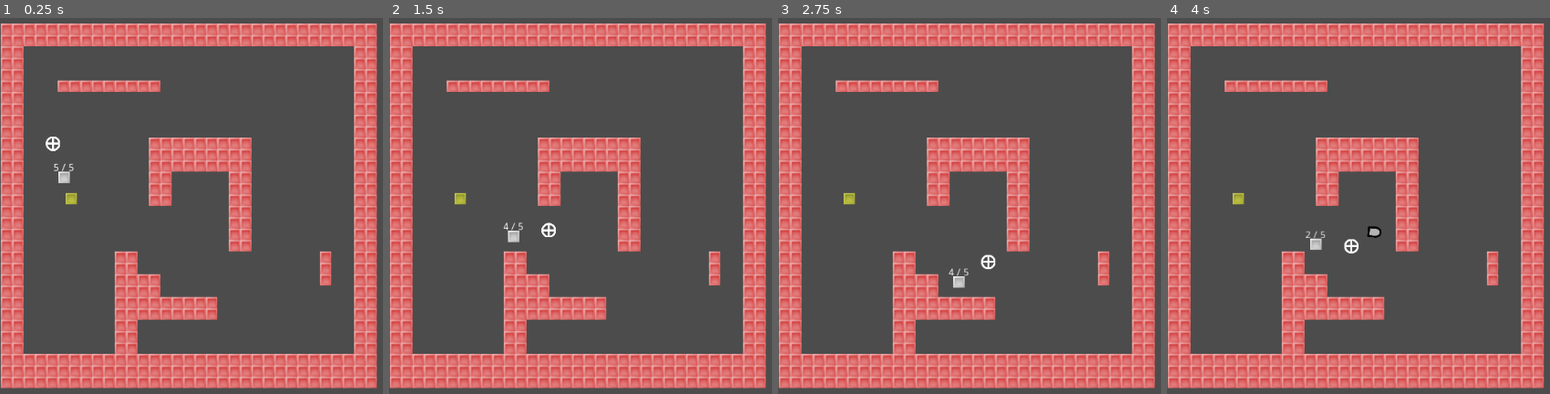
Above: before the commit, frames 1-4 (left to right).
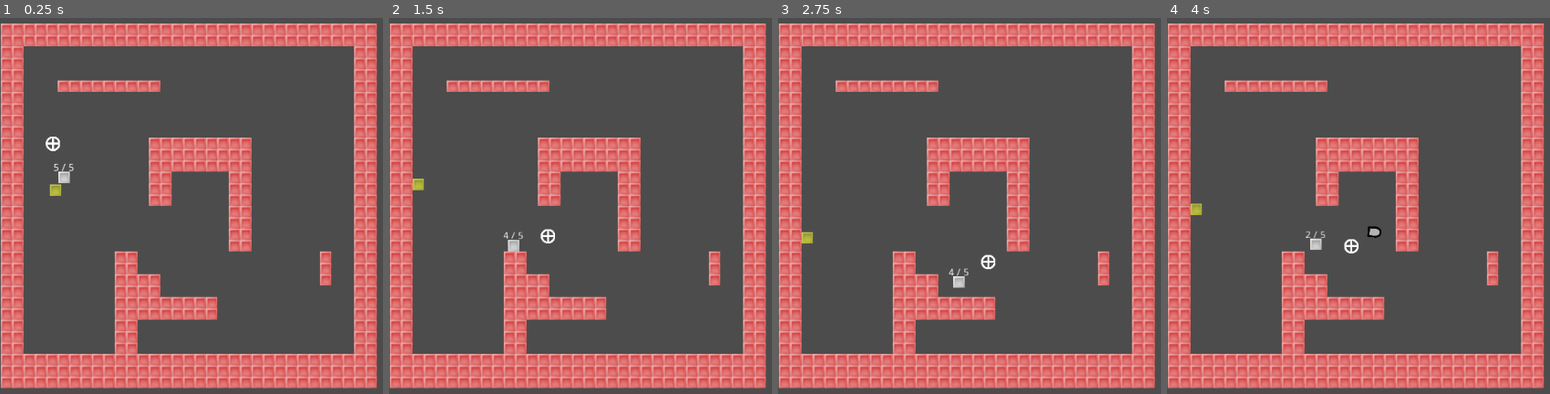
Above: after the commit, the same moments.

Repository: 2xlink/TinyTanks
Game: Godot game, scene res://scenes/colworld.tscn
The game is run twice, just before and just after one commit, with the same random seed, the same clock (stepped at 60 frames per second) and the same inputs.
Inputs (mouse positions are in pixels of both pictures, inside the frame that each line leads up to):
- Up to frame 1 (0.25 s): no input
- Up to frame 2 (1.5 s): tap Enter at 0.5 s; move the mouse to (outside the picture) at 0.52 s; hold Right (move_right) 0.53-1.28 s; hold Down (move_bottom) 0.53-1.28 s; tap Space at 0.77 s; move the mouse to (607, 221) at 1.27 s; hold S from 1.28 s (still down); tap Down (move_bottom) at 1.35 s
- Up to frame 3 (2.75 s): tap Space at 1.52 s; move the mouse to (outside the picture) at 2.02 s; release S at 2.03 s; hold Right (move_right) from 2.03 s (still down); hold Down (move_bottom) from 2.03 s (still down)
- Up to frame 4 (4 s): move the mouse to (1496, 284) at 2.77 s; release Right (move_right) at 2.78 s; release Down (move_bottom) at 2.78 s; hold Up (move_up) 2.78-3.53 s; tap Down (move_bottom) at 2.85 s; tap Space at 3.02, 3.77 s; move the mouse to (outside the picture) at 3.52 s; hold Left (move_left) from 3.53 s (still down); hold Down (move_bottom) from 3.53 s (still down)

The runs differ from the first frame. In frame 1, 0.2% of the frame differs, in the area x 12-21%, y 44-50%; in frame 2, 0.5%, in the area x 6-44%, y 42-63%; in frame 3, 0.2%; in frame 4, 0.2%.

Commit message:
Enemy moves randomly now

Diff:
--- a/scenes/bullet.tscn
+++ b/scenes/bullet.tscn
@@ -9,7 +9,7 @@
 radius = 7.59149
 height = 5.08709
 
-[node name="Bullet" type="Node2D" index="0"]
+[node name="Bullet" type="Node2D"]
 
 script = ExtResource( 1 )
 _sections_unfolded = [ "Collision" ]
--- a/scenes/colworld.tscn
+++ b/scenes/colworld.tscn
@@ -28,6 +28,9 @@
 [node name="colworld" type="Node2D"]
 
 script = ExtResource( 1 )
+__meta__ = {
+"_edit_group_": true
+}
 
 [node name="TileMap" type="TileMap" parent="." index="0"]
 
--- a/scenes/enemy.gd
+++ b/scenes/enemy.gd
@@ -1,9 +1,17 @@
 extends KinematicBody2D
 
-# class member variables go here, for example:
-# var a = 2
-# var b = "textvar"
+const MOTION_SPEED = 100 # Pixels/second
+
+var movement_direction = Vector2(rand_range(-1, 1), rand_range(-1, 1))
 
 func bullet_hit(body):
-    print(self.name+" was hit by a bullet!")
+    print(str(self)+" was hit by a bullet!")
     queue_free()
+
+
+func _physics_process(delta):
+    move_and_slide(movement_direction.normalized() * MOTION_SPEED)
+
+
+func _on_MovementDirectionTimer_timeout():
+    movement_direction = Vector2(rand_range(-1, 1), rand_range(-1, 1))
--- a/scenes/enemy.tscn
+++ b/scenes/enemy.tscn
@@ -8,7 +8,7 @@
 custom_solver_bias = 0.0
 extents = Vector2( 8.04893, 8.05684 )
 
-[node name="enemy" type="KinematicBody2D"]
+[node name="enemy" type="KinematicBody2D" index="0"]
 
 input_pickable = false
 collision_layer = 1
@@ -23,3 +23,12 @@
 [node name="CollisionShape2D" type="CollisionShape2D" parent="." index="1"]
 
 shape = SubResource( 1 )
+
+[node name="MovementDirectionTimer" type="Timer" parent="." index="2"]
+
+process_mode = 1
+wait_time = 1.0
+one_shot = false
+autostart = true
+
+[connection signal="timeout" from="MovementDirectionTimer" to="." method="_on_MovementDirectionTimer_timeout"]
--- a/scenes/player.tscn
+++ b/scenes/player.tscn
@@ -38,17 +38,17 @@
 texture = ExtResource( 3 )
 _sections_unfolded = [ "Transform", "Visibility" ]
 
-[node name="cd_bullet_refresh" type="Timer" parent="." index="3"]
+[node name="BulletAmmoRefreshCooldown" type="Timer" parent="." index="3"]
 
 process_mode = 1
 wait_time = 1.0
 one_shot = false
 autostart = false
 
-[node name="cd_bullet_shoot" type="Timer" parent="." index="4"]
+[node name="BulletShootCooldown" type="Timer" parent="." index="4"]
 
 process_mode = 1
-wait_time = 0.5
+wait_time = 0.25
 one_shot = true
 autostart = false
 
@@ -74,4 +74,4 @@
 max_lines_visible = -1
 _sections_unfolded = [ "Margin" ]
 
-[connection signal="timeout" from="cd_bullet_refresh" to="." method="_on_cd_bullet_refresh_timeout"]
+[connection signal="timeout" from="BulletAmmoRefreshCooldown" to="." method="_on_cd_bullet_refresh_timeout"]
--- a/scripts/colworld.gd
+++ b/scripts/colworld.gd
@@ -6,6 +6,8 @@
 var bullet_scene = preload("res://scenes/bullet.tscn")
 
 func _ready():
+    randomize()
+
     # Add players
     var player1 = player_scene.instance()
     add_child(player1)
--- a/scripts/player.gd
+++ b/scripts/player.gd
@@ -3,8 +3,8 @@
 signal fire_bullet
 
 onready var tracer = $tracer
-onready var cd_bullet_refresh = $cd_bullet_refresh
-onready var cd_bullet_shoot = $cd_bullet_shoot
+onready var cd_bullet_refresh = $BulletAmmoRefreshCooldown
+onready var cd_bullet_shoot = $BulletShootCooldown
 
 # Member variables
 const MOTION_SPEED = 160 # Pixels/second
